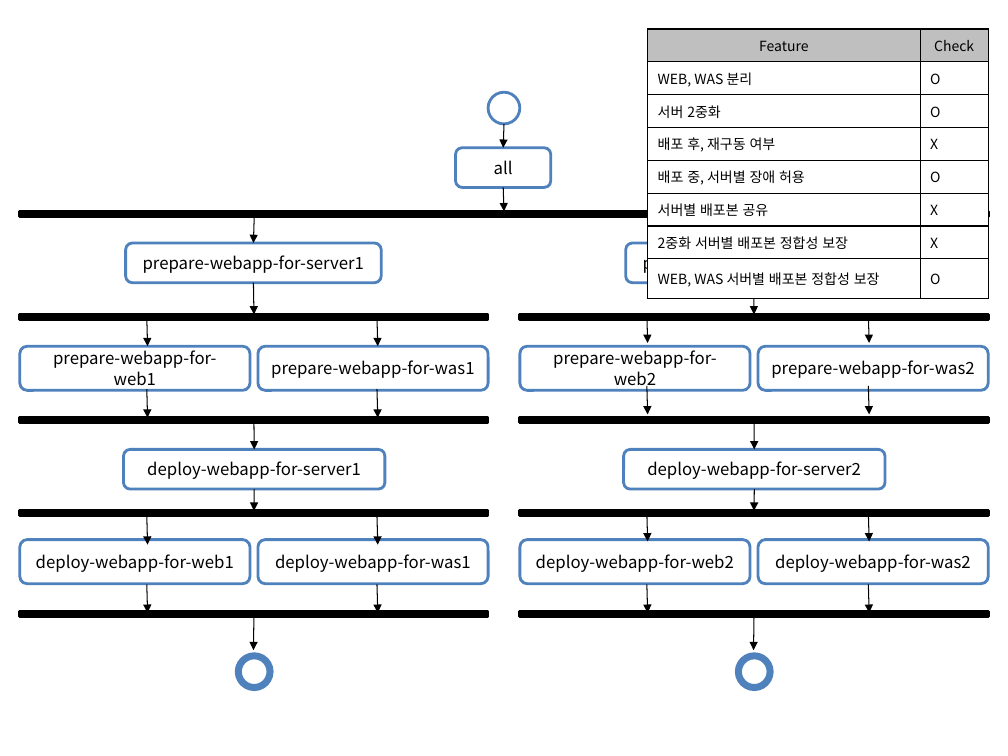
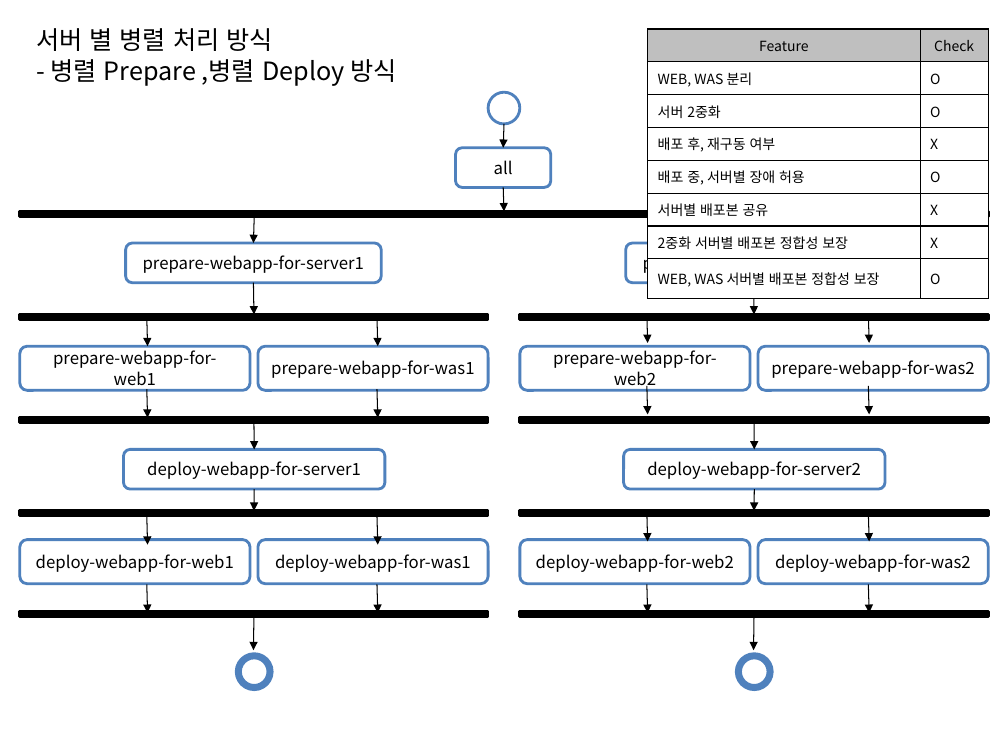
Before and after one commit to kwbaek/codelabor, a slide deck: slide 4 of documentation/draft/ci-environment/deploy-process-pattern.pptx (slide 5 before the commit). Drawn at 1008x756 pixels with LibreOffice and Linux fonts; fonts in the diff are those of the drawing. Boxes give left, top, right and bottom in pixels: in the first picture for what was removed or moved away, otherwise in the second. Text is boxed around its words. In the diff, an @@ line names an element or a change of style, - is before the commit and + after.

```diff
--- a/documentation/draft/ci-environment/deploy-process-pattern.pptx
+++ b/documentation/draft/ci-environment/deploy-process-pattern.pptx
@@ text added at box(36, 28, 396, 86), 18 pt, text #000000 @@
+서버 별 병렬 처리 방식
+- 병렬 Prepare ,병렬 Deploy 방식
```
Also in this commit, not shown: 4 other slides changed, 1 slide removed.
